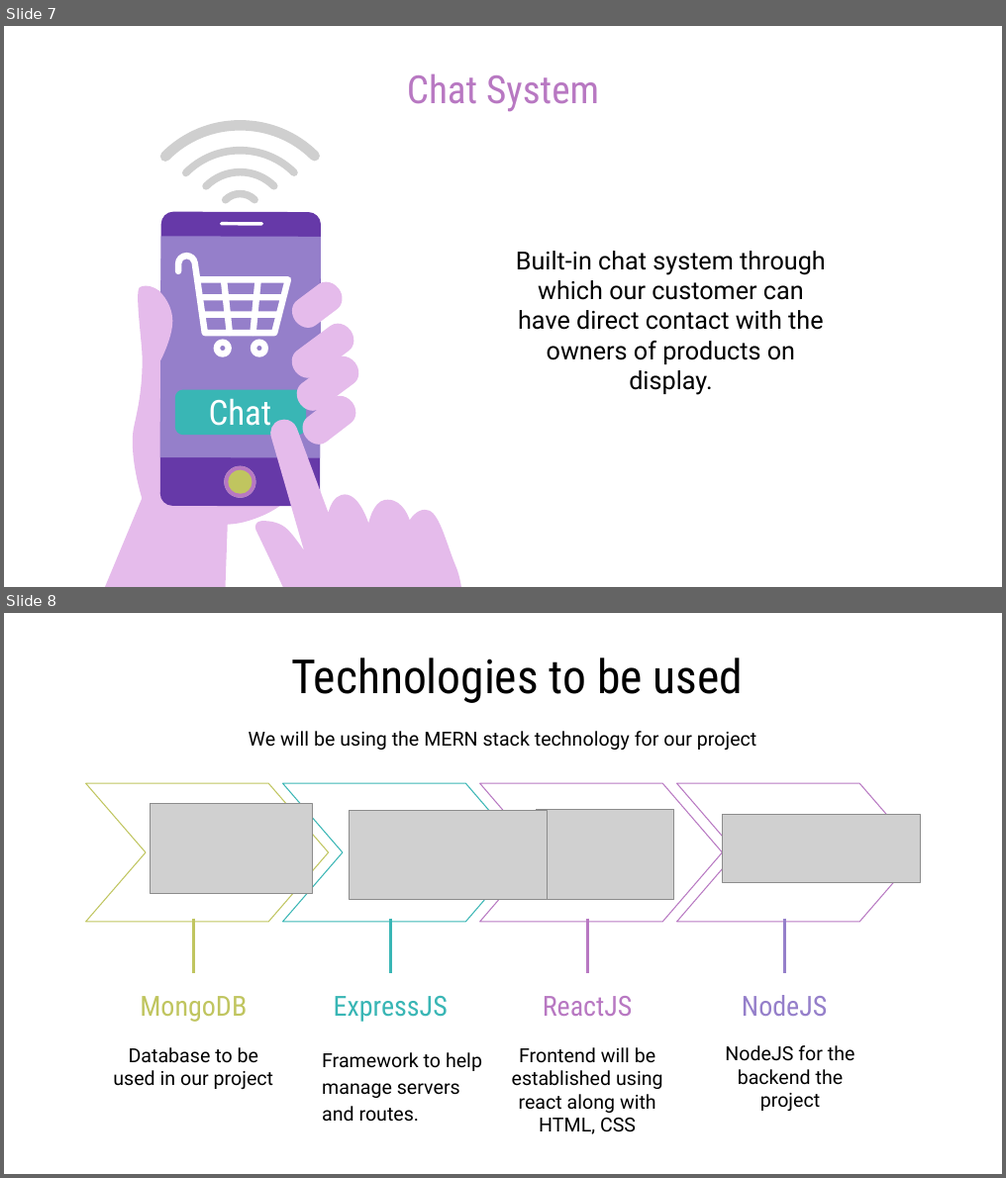
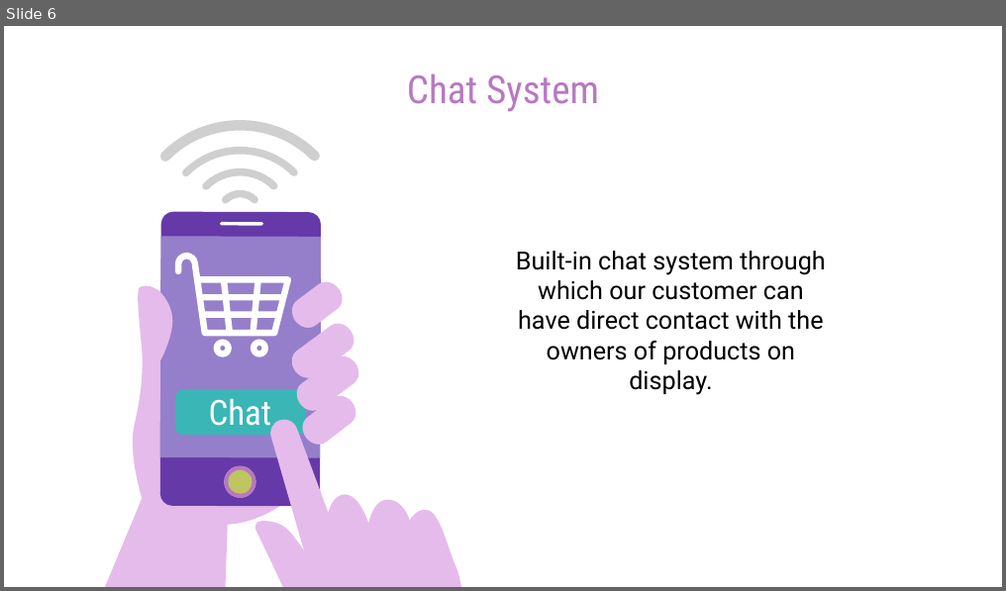
Before and after one commit to Maliha-Zaman/Spectrum, a slide deck: Presentations/Spectrum_FullSlide.pptx. Shown one above the other, each under a label of ours: slides 7 and 8 before the commit, slide 6 after it. The pictures are 1006x1178 and 1006x591 pixels, drawn with LibreOffice and Linux fonts; fonts in the diff are those of the drawing; grey boxes stand for pictures. Boxes give left, top, right and bottom in pixels: in the first picture for what was removed or moved away, otherwise in the second. Text is boxed around its words. In the diff, an @@ line names an element or a change of style, - is before the commit and + after.

```diff
--- a/Presentations/Spectrum_FullSlide.pptx
+++ b/Presentations/Spectrum_FullSlide.pptx
@@ slide 8 removed at box(4, 613, 1002, 1174), background #FFFFFF @@
@@ title removed at box(291, 658, 744, 703) @@
-Technologies to be used
@@ text removed at box(249, 731, 756, 751) @@
-We will be using the MERN stack technology for our project
@@ freeform shape removed at box(86, 783, 329, 922) @@
@@ freeform shape removed at box(282, 783, 525, 922) @@
@@ freeform shape removed at box(480, 783, 723, 922) @@
@@ freeform shape removed at box(676, 783, 919, 922) @@
@@ picture removed at box(150, 804, 312, 893) @@
@@ picture removed at box(350, 811, 547, 900) @@
@@ picture removed at box(537, 810, 673, 899) @@
@@ picture removed at box(723, 814, 920, 882) @@
@@ freeform shape removed at box(194, 918, 194, 973) @@
@@ freeform shape removed at box(390, 918, 390, 973) @@
@@ freeform shape removed at box(588, 918, 588, 973) @@
@@ freeform shape removed at box(784, 918, 784, 973) @@
@@ text removed at box(140, 996, 247, 1022) @@
-MongoDB
@@ text removed at box(334, 996, 448, 1022) @@
-ExpressJS
@@ text removed at box(543, 996, 633, 1016) @@
-ReactJS
@@ text removed at box(742, 995, 828, 1016) @@
-NodeJS
@@ text removed at box(113, 1048, 273, 1089) @@
-Database to be used in our project
@@ text removed at box(322, 1053, 482, 1122) @@
-Framework to help manage servers and routes.
@@ text removed at box(512, 1048, 663, 1135) @@
-Frontend will be established using react along with HTML, CSS
@@ text removed at box(725, 1046, 855, 1111) @@
-NodeJS for the backend the project
@@ what was slide 7 is now slide 6 @@
```
Also in this commit, not shown: 3 slides changed, 2 slides added, 3 other slides removed, 29 other files.
